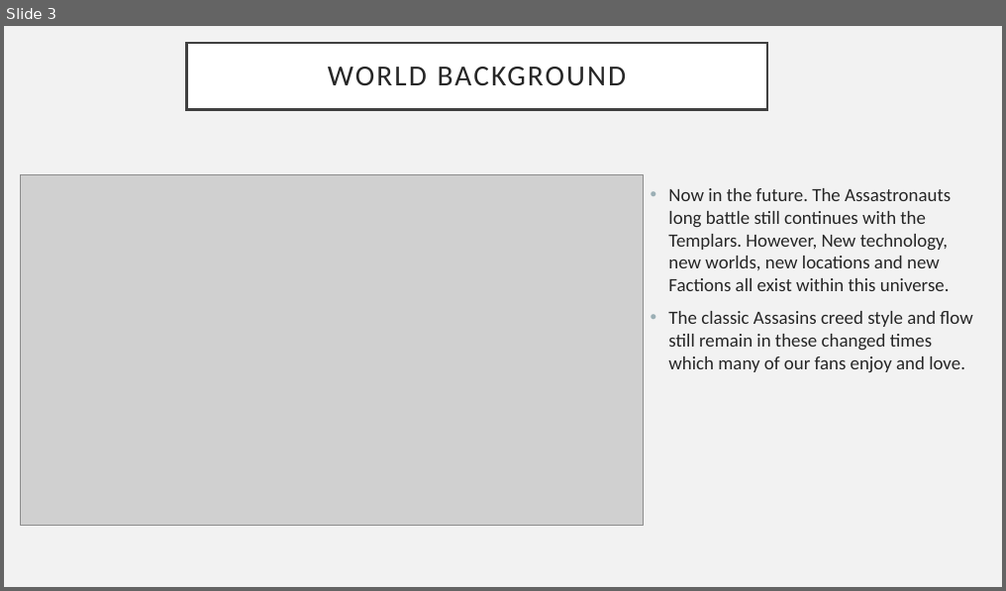
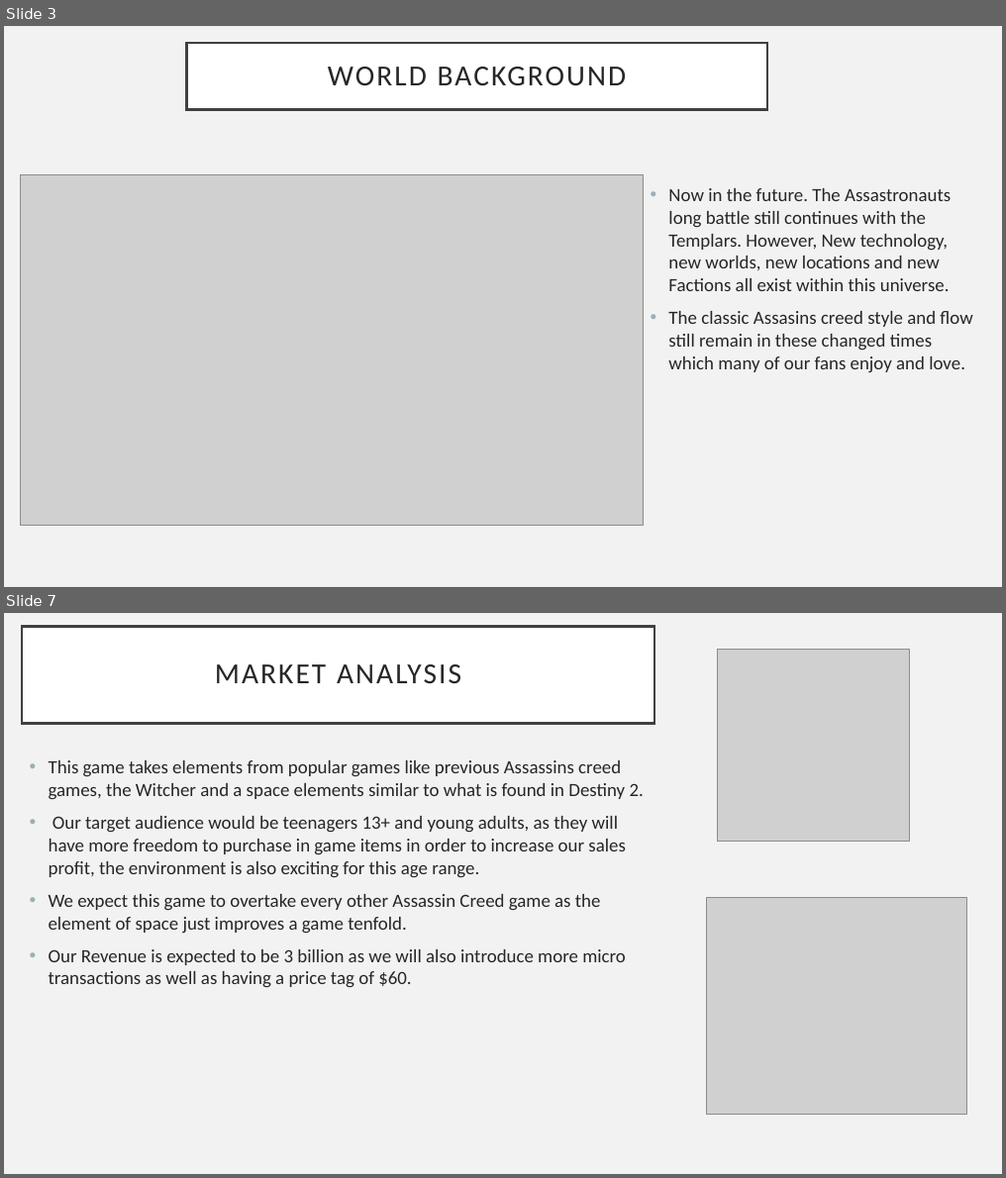
Before and after one commit to PeterLowe/concept2-ruslan-richie-davis, a slide deck: 1st 3 Slides.pptx. Shown one above the other, each under a label of ours: slide 3 before the commit, slides 3 and 7 after it; the slides between them are not shown. The pictures are 1006x591 and 1006x1178 pixels, drawn with LibreOffice and Linux fonts; fonts in the diff are those of the drawing; grey boxes stand for pictures. Boxes give left, top, right and bottom in pixels: in the first picture for what was removed or moved away, otherwise in the second. Text is boxed around its words. In the diff, an @@ line names an element or a change of style, - is before the commit and + after.

```diff
--- a/1st 3 Slides.pptx
+++ b/1st 3 Slides.pptx
@@ slide 7 added at (4,613,1002,1174), background #F2F2F2 @@
@@ title added at (22,626,654,723), fill #FFFFFF, outline #404040 2.5 pt, 28 pt, text #262626 @@
+MARKET ANALYSIS
@@ picture added at (718,649,910,842) @@
@@ text added at (49,761,644,988), 18 pt, text #262626 @@
+• This game takes elements from popular games like previous Assassins creed games, the Witcher and a space elements similar to what is found in Destiny 2.
+• Our target audience would be teenagers 13+ and young adults, as they will have more freedom to purchase in game items in order to increase our sales profit, the environment is also exciting for this age range.
+• We expect this game to overtake every other Assassin Creed game as the element of space just improves a game tenfold.
+• Our Revenue is expected to be 3 billion as we will also introduce more micro transactions as well as having a price tag of $60.
@@ picture added at (706,897,966,1115) @@
```
Also in this commit, not shown: 3 other slides added, 1 other file.
